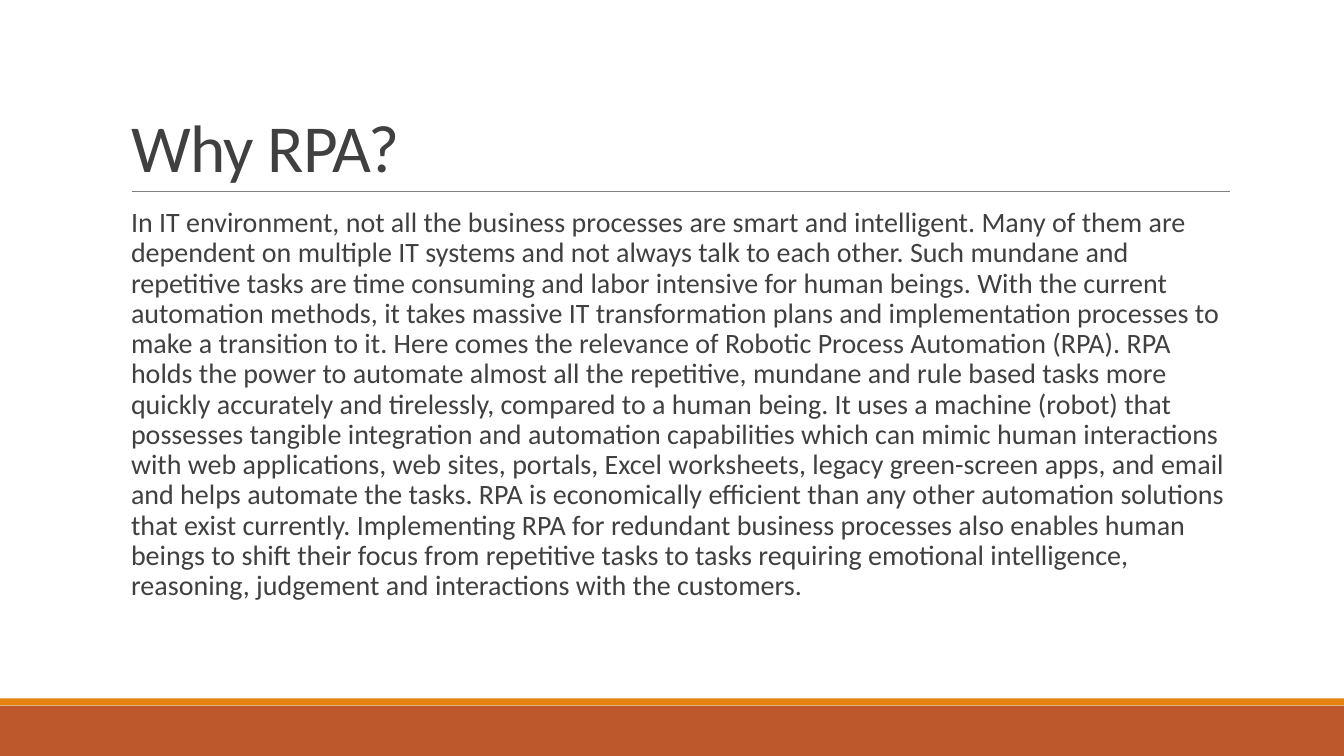
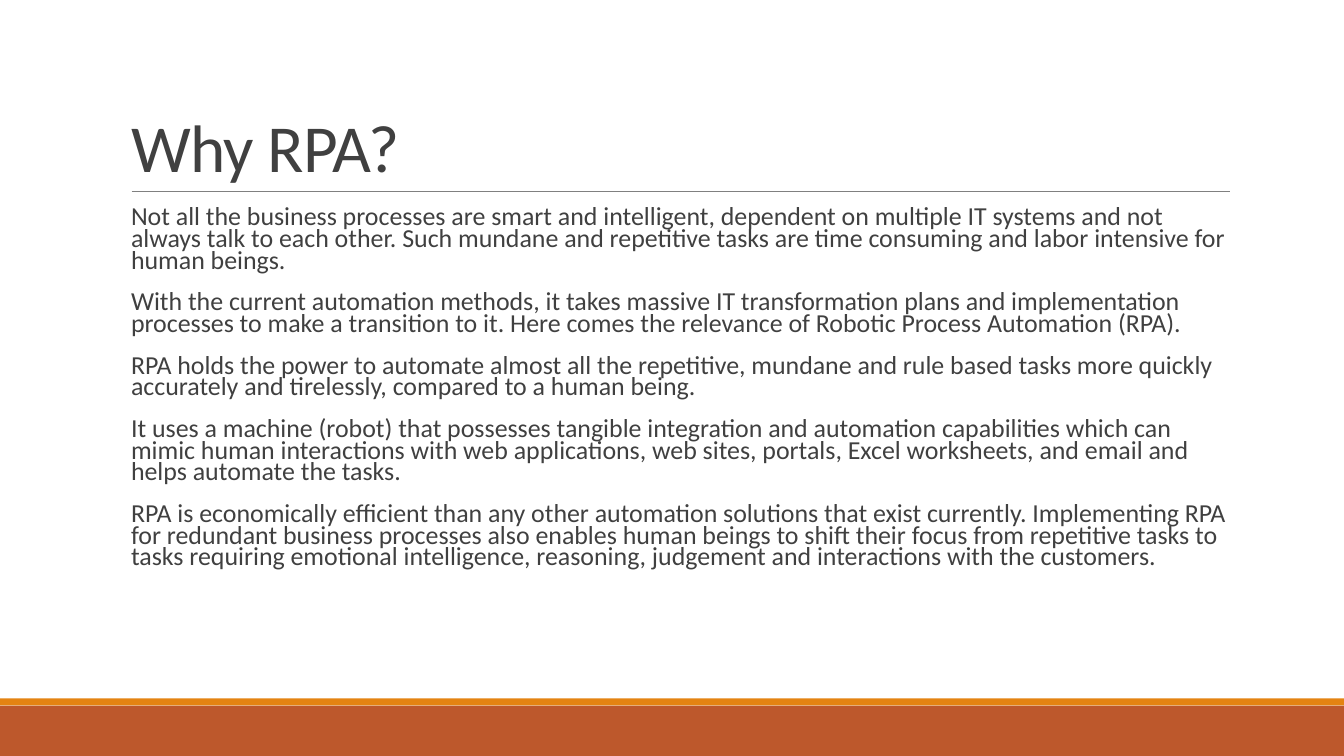
Before and after one commit to jsjodha/UiPathDayTraining, a slide deck: slide 3 of RPA with UiPath.pptx. Drawn at 1344x756 pixels with LibreOffice and Linux fonts; fonts in the diff are those of the drawing. Boxes give left, top, right and bottom in pixels: in the first picture for what was removed or moved away, otherwise in the second. Text is boxed around its words. In the diff, an @@ line names an element or a change of style, - is before the commit and + after.

Commit message:
slides updated

```diff
--- a/RPA with UiPath.pptx
+++ b/RPA with UiPath.pptx
@@ text at box(131, 207, 1225, 570): text changed; size 20 to 18.5 pt @@
-  In IT environment, not all the business processes are smart and intelligent. Many of them are dependent on multiple IT systems and not always talk to each other. Such mundane and repetitive tasks are time consuming and labor intensive for human beings. With the current automation methods, it takes massive IT transformation plans and implementation processes to make a transition to it. Here comes the relevance of Robotic Process Automation (RPA). RPA holds the power to automate almost all the repetitive, mundane and rule based tasks more quickly accurately and tirelessly, compared to a human being. It uses a machine (robot) that possesses tangible integration and automation capabilities which can mimic human interactions with web applications, web sites, portals, Excel worksheets, legacy green-screen apps, and email and helps automate the tasks. RPA is economically efficient than any other automation solutions that exist currently. Implementing RPA for redundant business processes also enables human beings to shift their focus from repetitive tasks to tasks requiring emotional intelligence, reasoning, judgement and interactions with the customers.
+  Not all the business processes are smart and intelligent, dependent on multiple IT systems and not always talk to each other. Such mundane and repetitive tasks are time consuming and labor intensive for human beings.
+  With the current automation methods, it takes massive IT transformation plans and implementation processes to make a transition to it. Here comes the relevance of Robotic Process Automation (RPA).
+  RPA holds the power to automate almost all the repetitive, mundane and rule based tasks more quickly accurately and tirelessly, compared to a human being.
+  It uses a machine (robot) that possesses tangible integration and automation capabilities which can mimic human interactions with web applications, web sites, portals, Excel worksheets, and email and helps automate the tasks.
+  RPA is economically efficient than any other automation solutions that exist currently. Implementing RPA for redundant business processes also enables human beings to shift their focus from repetitive tasks to tasks requiring emotional intelligence, reasoning, judgement and interactions with the customers.
```
